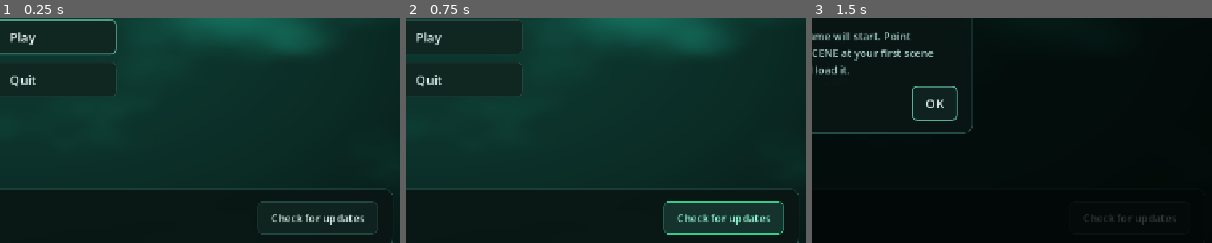
Above: before the commit, frames 1-3 (left to right).
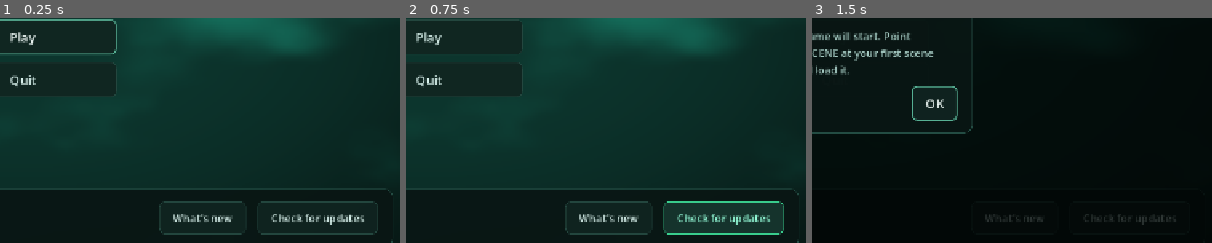
Above: after the commit, the same moments.

Repository: sinikebe/biogenic
Game: Godot game, scene res://scenes/main_menu.tscn
The game is run twice, just before and just after one commit, with the same random seed, the same clock (stepped at 60 frames per second) and the same inputs.
Inputs:
- Up to frame 1 (0.25 s): no input
- Up to frame 2 (0.75 s): click "Check for updates" at 0.5 s
- Up to frame 3 (1.5 s): click "Play" at 1.25 s
The pictures show only the part of the screen within x 47-97%, y 41-91%; the shares and areas given below are measured in that part.

The runs differ from the first frame. In frame 1, 0.8% of the frame differs, in the area x 39-61%, y 81-97%; in frame 2, 0.8%; in frame 3, 0.1%.

Commit message:
Make patch notes readable at any time, not only when an update is pending
Notes were only reachable through the update dialog, so once you were up to
date there was no way to see what had changed. A "What's new" button in the
update bar now opens the full history with the running build marked.

It works offline, from two sources: the changelog from the last successful
check, cached in user://, and the running build's own notes, which CI bakes
into build_version.gd so a fresh install can describe itself before it has
ever reached the network. That baking is why collect_changes.sh now runs
before prepare_build.sh.

The dialog body scrolls, capped at a fixed height, so a long history cannot
push the buttons off-screen. Vertical scrolling stays disabled for short
dialogs, which keeps them hugging their text exactly as before.

Co-Authored-By: Claude Opus 5 (1M context) <noreply@anthropic.com>

Diff:
--- a/scenes/main_menu.tscn
+++ b/scenes/main_menu.tscn
@@ -105,6 +105,13 @@
 size_flags_vertical = 4
 show_percentage = false
 
+[node name="NotesButton" type="Button" parent="Content/Layout/UpdateBar/Row"]
+unique_name_in_owner = true
+layout_mode = 2
+size_flags_vertical = 4
+theme_override_font_sizes/font_size = 17
+text = "What's new"
+
 [node name="UpdateButton" type="Button" parent="Content/Layout/UpdateBar/Row"]
 unique_name_in_owner = true
 layout_mode = 2
@@ -163,9 +170,16 @@
 theme_override_font_sizes/font_size = 26
 text = "Update ready"
 
-[node name="OverlayBody" type="Label" parent="UpdateOverlay/Center/Dialog/Box"]
-unique_name_in_owner = true
-layout_mode = 2
+[node name="OverlayScroll" type="ScrollContainer" parent="UpdateOverlay/Center/Dialog/Box"]
+unique_name_in_owner = true
+layout_mode = 2
+horizontal_scroll_mode = 0
+vertical_scroll_mode = 0
+
+[node name="OverlayBody" type="Label" parent="UpdateOverlay/Center/Dialog/Box/OverlayScroll"]
+unique_name_in_owner = true
+layout_mode = 2
+size_flags_horizontal = 3
 theme_override_colors/font_color = Color(0.663, 0.812, 0.78, 1)
 theme_override_font_sizes/font_size = 17
 text = "…"
--- a/scripts/build_info.gd
+++ b/scripts/build_info.gd
@@ -27,6 +27,9 @@
 var commit: String = ""
 var built_at: String = ""
 var is_ci_build: bool = false
+## This build's own patch notes, baked in at build time so they are readable
+## offline and before the first update check.
+var own_changes: Array = []
 
 ## Absolute res-style path of the mounted pack, or "" when running stock content.
 var active_pack_path: String = ""
@@ -42,6 +45,7 @@
 	commit = BuildVersion.COMMIT
 	built_at = BuildVersion.BUILT_AT
 	is_ci_build = BuildVersion.IS_CI_BUILD
+	own_changes = BuildVersion.CHANGES.duplicate()
 
 	_mount_staged_content()
 
--- a/scripts/build_version.gd
+++ b/scripts/build_version.gd
@@ -6,7 +6,7 @@
 ## shipped APK/EXE and the shipped content pack each carry the versions they
 ## were built with.
 ##
-## See ci/generate_build_version.sh and docs/UPDATES.md.
+## See ci/prepare_build.sh and docs/UPDATES.md.
 
 ## Bumped by hand in version.json. A higher value than the installed one means
 ## a new APK/EXE is required -- a content pack cannot deliver this change.
@@ -27,3 +27,7 @@
 
 ## True when this build came out of CI rather than a local export/editor run.
 const IS_CI_BUILD: bool = false
+
+## What landed in this build, newest first. Baked in so the app can show its own
+## patch notes with no network access.
+const CHANGES := []
--- a/scripts/main_menu.gd
+++ b/scripts/main_menu.gd
@@ -4,6 +4,9 @@
 ## Set this once there is a game to start. While it is empty, Play explains
 ## itself instead of failing silently.
 const GAME_SCENE := ""
+
+## Height the patch-note history is capped at before it starts scrolling.
+const HISTORY_VIEW_HEIGHT := 300.0
 
 @onready var _tagline: Label = %Tagline
 @onready var _play_button: Button = %PlayButton
@@ -11,10 +14,12 @@
 @onready var _version_label: Label = %VersionLabel
 @onready var _status_label: Label = %StatusLabel
 @onready var _update_button: Button = %UpdateButton
+@onready var _notes_button: Button = %NotesButton
 @onready var _progress: ProgressBar = %UpdateProgress
 
 @onready var _overlay: Control = %UpdateOverlay
 @onready var _overlay_title: Label = %OverlayTitle
+@onready var _overlay_scroll: ScrollContainer = %OverlayScroll
 @onready var _overlay_body: Label = %OverlayBody
 @onready var _overlay_primary: Button = %OverlayPrimary
 @onready var _overlay_secondary: Button = %OverlaySecondary
@@ -35,6 +40,7 @@
 	_play_button.pressed.connect(_on_play_pressed)
 	_quit_button.pressed.connect(_on_quit_pressed)
 	_update_button.pressed.connect(_on_update_pressed)
+	_notes_button.pressed.connect(_show_history)
 	_overlay_primary.pressed.connect(_on_overlay_primary)
 	_overlay_secondary.pressed.connect(_hide_overlay)
 
@@ -190,10 +196,37 @@
 # Overlay
 # ---------------------------------------------------------------------------
 
+## The full history, available whether or not an update is pending.
+func _show_history() -> void:
+	var history := UpdateService.history_text()
+	if history.is_empty():
+		_show_overlay(
+			"Patch notes",
+			"Nothing recorded yet. Notes arrive with the first successful update "
+			+ "check — tap \"Check for updates\" once you're online.",
+			"Close", Callable(self, "_hide_overlay"), "")
+		return
+	_show_overlay("Patch notes", history, "Close",
+		Callable(self, "_hide_overlay"), "", HISTORY_VIEW_HEIGHT)
+
+
+## [param scroll_height] of 0 lets the dialog size itself to the text; anything
+## larger caps it there and scrolls, which is what the long history needs.
 func _show_overlay(title: String, body: String, primary_text: String,
-		primary_action: Callable, secondary_text: String) -> void:
+		primary_action: Callable, secondary_text: String,
+		scroll_height: float = 0.0) -> void:
 	_overlay_title.text = title
 	_overlay_body.text = body
+
+	if scroll_height > 0.0:
+		_overlay_scroll.vertical_scroll_mode = ScrollContainer.SCROLL_MODE_AUTO
+		_overlay_scroll.custom_minimum_size.y = scroll_height
+	else:
+		# Disabled vertical scrolling makes the container report its child's full
+		# height, so short dialogs keep hugging their text.
+		_overlay_scroll.vertical_scroll_mode = ScrollContainer.SCROLL_MODE_DISABLED
+		_overlay_scroll.custom_minimum_size.y = 0.0
+	_overlay_scroll.scroll_vertical = 0
 	_overlay_primary.text = primary_text
 	_overlay_action = primary_action
 	_overlay_secondary.text = secondary_text
--- a/scripts/update_service.gd
+++ b/scripts/update_service.gd
@@ -17,6 +17,8 @@
 const RELEASES_PAGE := "https://github.com/sinikebe/biogenic/releases/latest"
 
 const USER_AGENT := "BiogenicUpdater/1.0 (+https://github.com/sinikebe/biogenic)"
+## Last fetched changelog, so patch notes stay readable with no network.
+const CHANGELOG_CACHE_PATH := "user://changelog.json"
 const REQUEST_TIMEOUT := 30.0
 const SUPPORTED_SCHEMA := 1
 
@@ -99,6 +101,7 @@
 		return _fail("The update manifest is malformed.")
 
 	manifest = parsed
+	_cache_changelog()
 	var schema := int(manifest.get("schema", 0))
 	if schema > SUPPORTED_SCHEMA:
 		return _finish(State.UNAVAILABLE,
@@ -479,6 +482,40 @@
 	return state
 
 
+## Every release this app knows about, newest first.
+##
+## Prefers the manifest from the current session, falls back to the copy cached
+## at the last successful check, and always includes the running build's own
+## notes -- so the history is readable offline and on a fresh install that has
+## never reached the network.
+func full_changelog() -> Array:
+	var source: Variant = manifest.get("changelog", [])
+	if not (source is Array and not source.is_empty()):
+		source = _read_cached_changelog()
+
+	var entries: Array = []
+	var seen := {}
+	if source is Array:
+		for entry: Variant in source:
+			if entry is Dictionary:
+				var version := int(entry.get("content_version", -1))
+				if not seen.has(version):
+					seen[version] = true
+					entries.append(entry)
+
+	if not seen.has(BuildInfo.content_version) and not BuildInfo.own_changes.is_empty():
+		entries.append({
+			"content_version": BuildInfo.content_version,
+			"version_name": BuildInfo.version_name,
+			"released_at": BuildInfo.built_at,
+			"changes": BuildInfo.own_changes,
+		})
+
+	entries.sort_custom(func(a: Dictionary, b: Dictionary) -> bool:
+		return int(a.get("content_version", 0)) > int(b.get("content_version", 0)))
+	return entries
+
+
 ## The patch notes covering everything between the installed build and the
 ## release on offer, newest first.
 ##
@@ -499,10 +536,16 @@
 ## The pending patch notes as display text, capped so the dialog cannot outgrow
 ## the screen. Empty when there is nothing to show.
 func pending_notes_text(max_lines: int = 12) -> String:
-	var entries := pending_changelog()
-	if entries.is_empty():
-		return ""
-
+	return _format_entries(pending_changelog(), max_lines, false)
+
+
+## The whole known history, with the running build marked. Shown on demand, so
+## it is allowed to be long -- the dialog scrolls.
+func history_text(max_lines: int = 400) -> String:
+	return _format_entries(full_changelog(), max_lines, true)
+
+
+func _format_entries(entries: Array, max_lines: int, mark_installed: bool) -> String:
 	var lines: PackedStringArray = []
 	var dropped := 0
 
@@ -511,8 +554,11 @@
 		if not changes is Array or changes.is_empty():
 			continue
 
-		var heading := "v%s  ·  build %d" % [
-			entry.get("version_name", "?"), int(entry.get("content_version", 0))]
+		var version := int(entry.get("content_version", 0))
+		var heading := "v%s  ·  build %d" % [entry.get("version_name", "?"), version]
+		if mark_installed and version == BuildInfo.content_version:
+			heading += "     ← installed"
+
 		if lines.size() >= max_lines:
 			dropped += changes.size()
 			continue
@@ -533,6 +579,37 @@
 		lines.append("")
 		lines.append("…and %d more change%s." % [dropped, "" if dropped == 1 else "s"])
 	return "\n".join(lines)
+
+
+# ---------------------------------------------------------------------------
+# Changelog cache
+# ---------------------------------------------------------------------------
+
+## Keeps the last fetched changelog on disk so the history stays readable with
+## no network -- on a plane, or simply before the first check of a session.
+func _cache_changelog() -> void:
+	var entries: Variant = manifest.get("changelog", [])
+	if not entries is Array or entries.is_empty():
+		return
+	var file := FileAccess.open(CHANGELOG_CACHE_PATH, FileAccess.WRITE)
+	if file == null:
+		return
+	file.store_string(JSON.stringify({
+		"cached_at": Time.get_datetime_string_from_system(true),
+		"changelog": entries,
+	}, "\t"))
+
+
+func _read_cached_changelog() -> Array:
+	if not FileAccess.file_exists(CHANGELOG_CACHE_PATH):
+		return []
+	var file := FileAccess.open(CHANGELOG_CACHE_PATH, FileAccess.READ)
+	if file == null:
+		return []
+	var parsed: Variant = JSON.parse_string(file.get_as_text())
+	if parsed is Dictionary and parsed.get("changelog") is Array:
+		return parsed["changelog"]
+	return []
 
 
 ## One line describing where the updater currently stands, for the menu.
Not shown, changed: .github/workflows/ci.yml
Not shown, changed: .github/workflows/release.yml
Not shown, changed: ci/prepare_build.sh
Not shown, changed: docs/UPDATES.md
